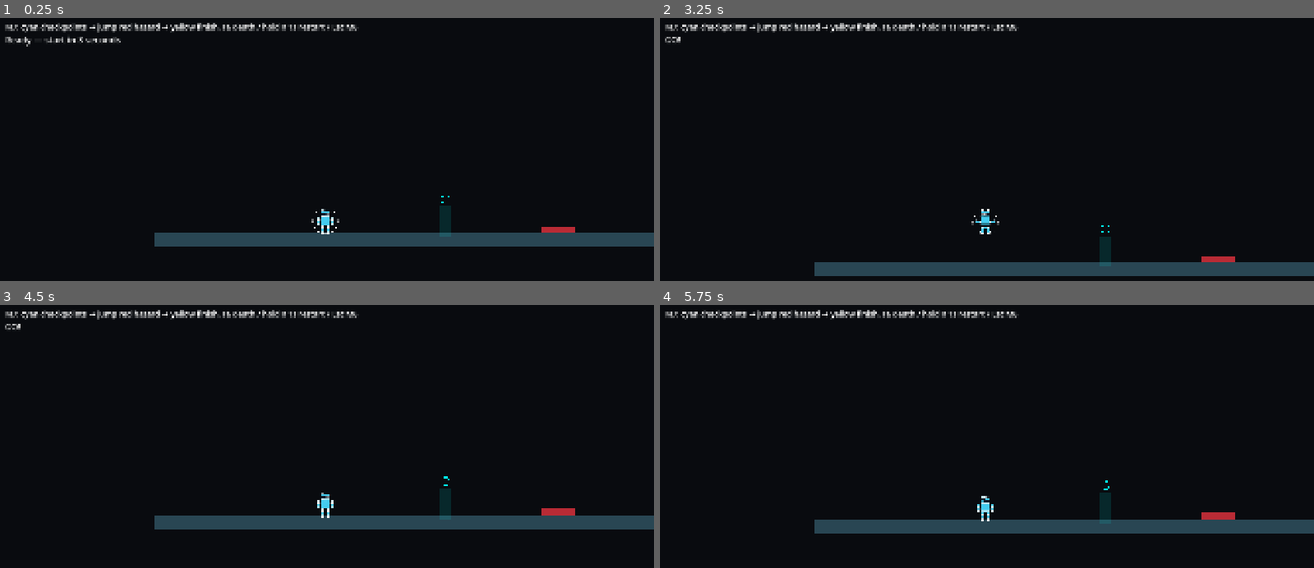
Above: before the commit, frames 1-4 (two rows, left to right).
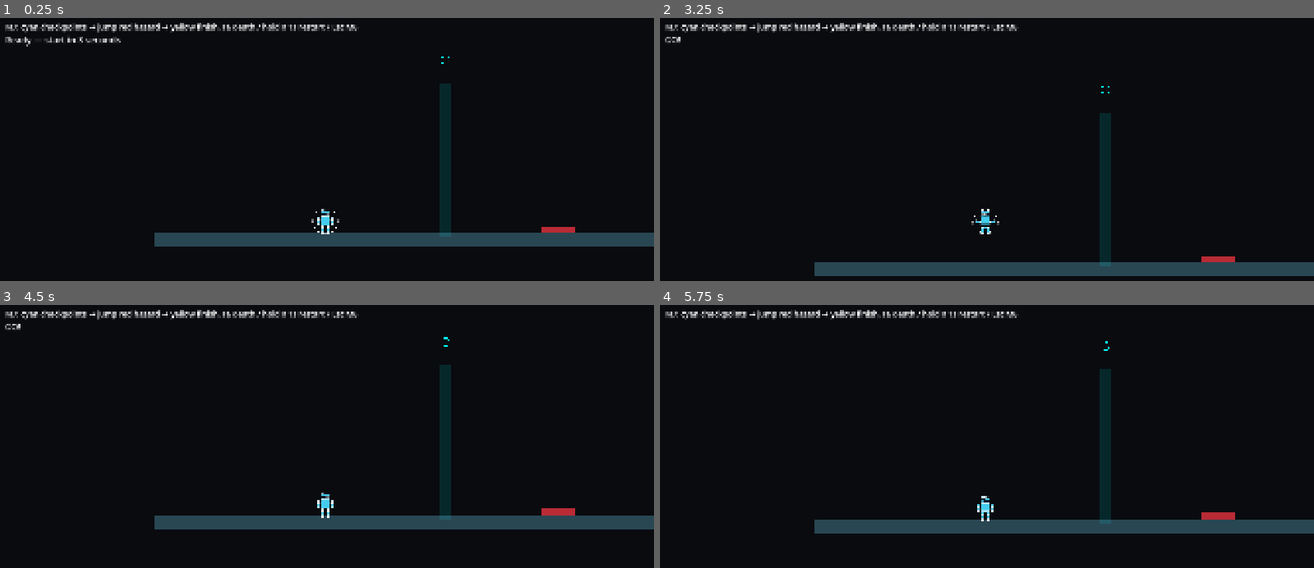
Above: after the commit, the same moments.

Repository: grislytoe/ProjectVelocity
Game: Godot game, scene res://dev_tools/lifecycle_playground.tscn
Two runs of this game, one before a commit and one after it. Both use one fixed random seed, a clock stepped at 60 frames per second and the inputs below. This scene is started directly instead of the project's main scene.
Inputs (mouse positions are in pixels of both pictures, inside the frame that each line leads up to):
- Up to frame 1 (0.25 s): no input
- Up to frame 2 (3.25 s): tap Enter (ui_accept) every 0.75 s from 0.5 to 2.75 s; move the mouse to (1130, 178) at 0.52 s; hold Right (ui_right) 0.53-2.03 s; tap Shift at 0.6, 1.55, 2.1, 3.05 s; click (1130, 178) at 0.67 s; tap Space (pv_keyboard_jump) at 0.77, 1.52, 3.02 s; tap J at 0.8, 1.35, 2.3, 2.85 s; move the mouse to (856, 215) at 1.27 s; move the mouse to (1052, 115) at 2.02 s; hold Left (ui_left) 2.03-2.78 s; move the mouse to (954, 270) at 2.77 s; hold Right (ui_right) from 2.78 s (still down); click (954, 270) at 2.92 s
- Up to frame 3 (4.5 s): move the mouse to (523, 539) at 3.52 s; tap R at 3.6 s; tap Space (pv_keyboard_jump) at 3.77 s; tap J at 3.8 s; move the mouse to (130, 428) at 4.27 s; release Right (ui_right) at 4.28 s; hold Left (ui_left) from 4.28 s (still down); tap Tab at 4.35 s
- Up to frame 4 (5.75 s): tap Space (pv_keyboard_jump) at 4.52 s; tap Shift at 4.55 s; move the mouse to (1019, 483) at 5.02 s; release Left (ui_left) at 5.03 s; hold Right (ui_right) from 5.03 s (still down); tap Ctrl at 5.1 s; click (1019, 483) at 5.17 s; tap J at 5.3 s

The runs differ from the first frame. In frame 1, 0.8% of the frame differs, in the area x 67-69%, y 14-72%; in frame 2, 0.8%; in frame 3, 0.8%, in the area x 67-69%, y 12-70%; in frame 4, 0.8%.

Commit message:
Require fresh surface contact to refresh Dash and raise checkpoints

Diff:
--- a/dev_tools/lifecycle_playground.gd
+++ b/dev_tools/lifecycle_playground.gd
@@ -33,13 +33,13 @@
 	for index: int in 2:
 		var checkpoint := CheckpointTrigger.new()
 		checkpoint.checkpoint_id = &"a" if index == 0 else &"b"
-		checkpoint.position = Vector2(350 + index * 650, 566)
+		checkpoint.position = Vector2(350 + index * 650, 386)
 		var anchor := Marker2D.new()
-		anchor.position = checkpoint.position - Vector2(60, 0)
+		anchor.position = Vector2(checkpoint.position.x - 60, 566)
 		add_child(anchor)
 		checkpoint.respawn_anchor = anchor
 		checkpoint.players[player] = lifecycle
-		add_box(checkpoint, Vector2(32, 90), Color(0, 0.8, 0.8, 0.15))
+		add_box(checkpoint, Vector2(32, 450), Color(0, 0.8, 0.8, 0.15))
 		checkpoints.append(checkpoint)
 	hazard = preload("res://gameplay/race/death_zone.tscn").instantiate() as DeathZone
 	hazard.position = Vector2(680, 590)
--- a/gameplay/player/player_motor.gd
+++ b/gameplay/player/player_motor.gd
@@ -1,6 +1,8 @@
 class_name PlayerMotor
 extends RefCounted
 ## Fixed-tick movement simulation: no SceneTree, rendering, Input polling or network calls.
+
+enum SurfaceContact { FLOOR = 1, WALL_RIGHT = 2, WALL_LEFT = 4 }
 
 enum Event {
 	JUMPED = 1, DOUBLE_JUMPED = 2, WALL_JUMPED = 4, DASH_STARTED = 8,
@@ -23,6 +25,8 @@
 var requested_horizontal: float = 0.0
 var wall_side: float = 0.0
 var _was_grounded: bool = false
+var _surface_contacts: int = 0
+var _spent_contacts: int = 0
 
 
 func _init(movement_config: PlayerMovementConfig) -> void:
@@ -38,11 +42,17 @@
 		machine.tick(self, frame, contacts)
 		decay_timers()
 		return
+	_surface_contacts = SurfaceContact.FLOOR if contacts.grounded or not contacts.steep_normal.is_zero_approx() else 0
+	if contacts.has_wall():
+		_surface_contacts |= SurfaceContact.WALL_RIGHT if contacts.wall_normal.x < 0 else SurfaceContact.WALL_LEFT
+	# A surface can refresh only once until its contact is actually lost.
+	_spent_contacts &= _surface_contacts
 	if contacts.grounded:
 		coyote_ticks = PlayerMovementConfig.ticks(config.coyote_time) + 1
 	if contacts.grounded or contacts.has_wall() or not contacts.steep_normal.is_zero_approx():
 		double_jump_available = true
-		dash_available = true
+		if (_surface_contacts & ~_spent_contacts) != 0:
+			dash_available = true
 	classify(contacts)
 	if machine.current != PlayerStateMachine.State.DASH and end_lag_ticks == 0:
 		if frame.dash_pressed and dash_available and frame.dash_direction.is_finite() and (
@@ -99,7 +109,6 @@
 			-config.wall_jump_vertical_force)
 		wall_lock_ticks = PlayerMovementConfig.ticks(config.wall_jump_input_lock_time)
 		double_jump_available = true
-		dash_available = true
 		events |= Event.WALL_JUMPED
 		machine.transition(PlayerStateMachine.State.WALL_JUMP)
 	else:
@@ -120,6 +129,7 @@
 	velocity = dash_vector * config.dash_speed
 	dash_ticks = PlayerMovementConfig.ticks(config.dash_duration)
 	dash_available = false
+	_spent_contacts = _surface_contacts
 	coyote_ticks = 0
 	wall_lock_ticks = 0
 	events |= Event.DASH_STARTED
@@ -169,6 +179,8 @@
 	end_lag_ticks = 0
 	dash_vector = Vector2.ZERO
 	_was_grounded = false
+	_surface_contacts = 0
+	_spent_contacts = 0
 	events = 0
 
 
--- a/gameplay/race/checkpoint_trigger.gd
+++ b/gameplay/race/checkpoint_trigger.gd
@@ -26,5 +26,5 @@
 
 
 func _draw() -> void:
-	draw_line(Vector2(0, 32), Vector2(0, -70), Color.CYAN, 4)
-	draw_circle(Vector2(0, -65), 12, Color.CYAN, local_active, -1 if local_active else 2)
+	draw_line(Vector2(0, 212), Vector2(0, -298), Color.CYAN, 4)
+	draw_circle(Vector2(0, -293), 12, Color.CYAN, local_active, -1 if local_active else 2)
--- a/tests/checkpoint_respawn_test.gd
+++ b/tests/checkpoint_respawn_test.gd
@@ -123,7 +123,7 @@
 	check(lifecycle.checkpoint(&"b", Vector2(940, 566)), "Remaining mandatory accepted")
 	check(lifecycle.finish() and not lifecycle.finish() and not player.die(true), "Validated finish once; finished actor immune")
 	var opponent: PlayerController = preload("res://gameplay/player/player.tscn").instantiate() as PlayerController
-	opponent.position = Vector2(240, 566)
+	opponent.position = Vector2(240, 250)
 	arena.add_child(opponent)
 	opponent.presentation.is_local = false
 	var opponent_life := PlayerLifecycle.new()
@@ -137,7 +137,7 @@
 	walking.movement.x = 1
 	opponent.input_provider = func() -> InputFrame: return walking
 	await ticks(25)
-	check(opponent_life.progress.reached == [&"a"], "Real Area2D entry activates checkpoint for second player")
+	check(opponent_life.progress.reached == [&"a"], "Tall checkpoint catches second player above former trigger")
 	check(lifecycle.progress.can_finish() and not opponent_life.progress.can_finish(), "Independent physical players retain distinct progress")
 	opponent.input_provider = func() -> InputFrame: return InputFrame.new()
 	opponent.position = Vector2(1330, 566)
--- a/tests/player_motor_test.gd
+++ b/tests/player_motor_test.gd
@@ -102,6 +102,7 @@
 	motor.step(frame(1, false, true), air)
 	check(motor.velocity.x > -config.wall_jump_horizontal_force, "wall lock expires")
 	test_dash()
+	test_surface_dash()
 	test_lifecycle()
 	var slope := MovementContacts.new()
 	slope.steep_normal = Vector2(-0.8660254, -0.5)
@@ -199,3 +200,19 @@
 	animation.advance(PlayerVisualFrame.from_motor(motor))
 	check(animation.current == PlayerAnimationMachine.Pose.DOUBLE_JUMP, "double jump distinct pose")
 	check(motor.velocity.x == 600, "presentation cannot steer motor")
+
+
+func test_surface_dash() -> void:
+	for surface: MovementContacts in [floor_contact, wall]:
+		var motor := PlayerMotor.new(config)
+		motor.step(frame(0, false, false, Vector2.RIGHT), surface)
+		for tick: int in 60:
+			motor.step(frame(0, false, false, Vector2.RIGHT), surface)
+		check(not motor.dash_available and motor.machine.current != PlayerStateMachine.State.DASH,
+			"Continuous surface cannot refresh Dash")
+		motor.step(frame(), air)
+		check(not motor.dash_available, "Detachment alone does not refill")
+		motor.step(frame(), surface)
+		check(motor.dash_available, "New contact refills Dash")
+		motor.step(frame(0, false, false, Vector2.RIGHT), surface)
+		check(motor.events & PlayerMotor.Event.DASH_STARTED, "New press after recontact works")
--- a/tests/test_playground_test.gd
+++ b/tests/test_playground_test.gd
@@ -178,6 +178,7 @@
 	await ticks(20)
 	check(arena.player.position.x < 5585, "High speed cannot tunnel through 8 px wall")
 	await test_navigation()
+	await test_surface_dash()
 	await test_reset()
 	arena.free()
 	if failures == 0:
@@ -252,3 +253,18 @@
 	arena.player.position = Vector2(99999, 99999)
 	arena.sample_input()
 	check(arena.player.position == arena.stations[4].spawn, "Out-of-bounds returns to current station")
+
+
+func test_surface_dash() -> void:
+	for index: int in [0, 5]:
+		await select(index)
+		await ticks(20)
+		var started: int = 0
+		for tick: int in 60:
+			frame.dash_direction = Vector2.RIGHT
+			frame.dash_pressed = tick % 2 == 0
+			await ticks(1)
+			if arena.player.motor.events & PlayerMotor.Event.DASH_STARTED:
+				started += 1
+		check(started == 1 and not arena.player.motor.dash_available,
+			"Real floor/wall requires detach before another Dash")
Not shown, changed: docs/MASTER_SPECIFICATION.txt
Not shown, changed: CHANGELOG.md
Not shown, changed: CHECKPOINTS_AND_LIFECYCLE.md
Not shown, changed: PLAYER_CONTROLLER.md
Not shown, changed: docs/M8_VALIDATION.md
